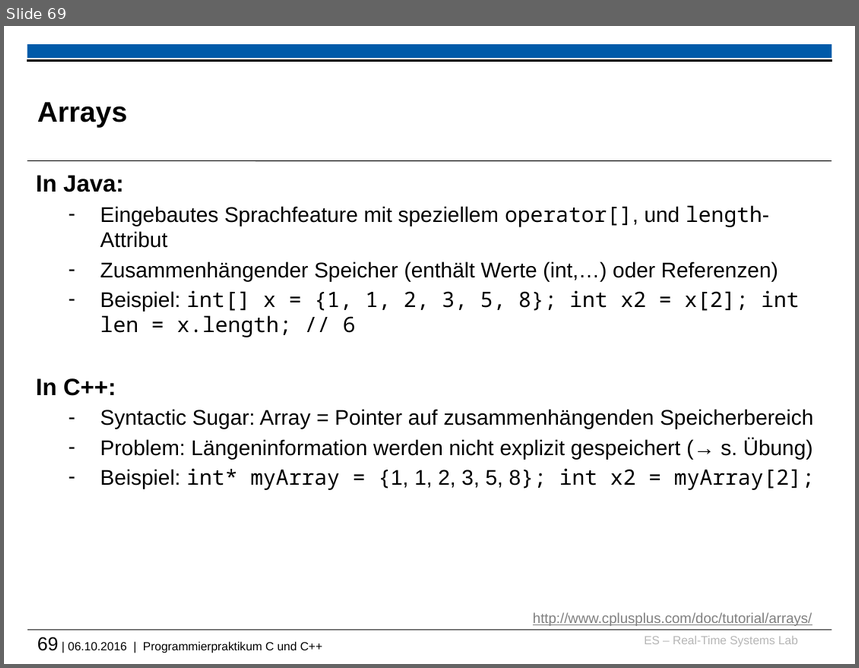
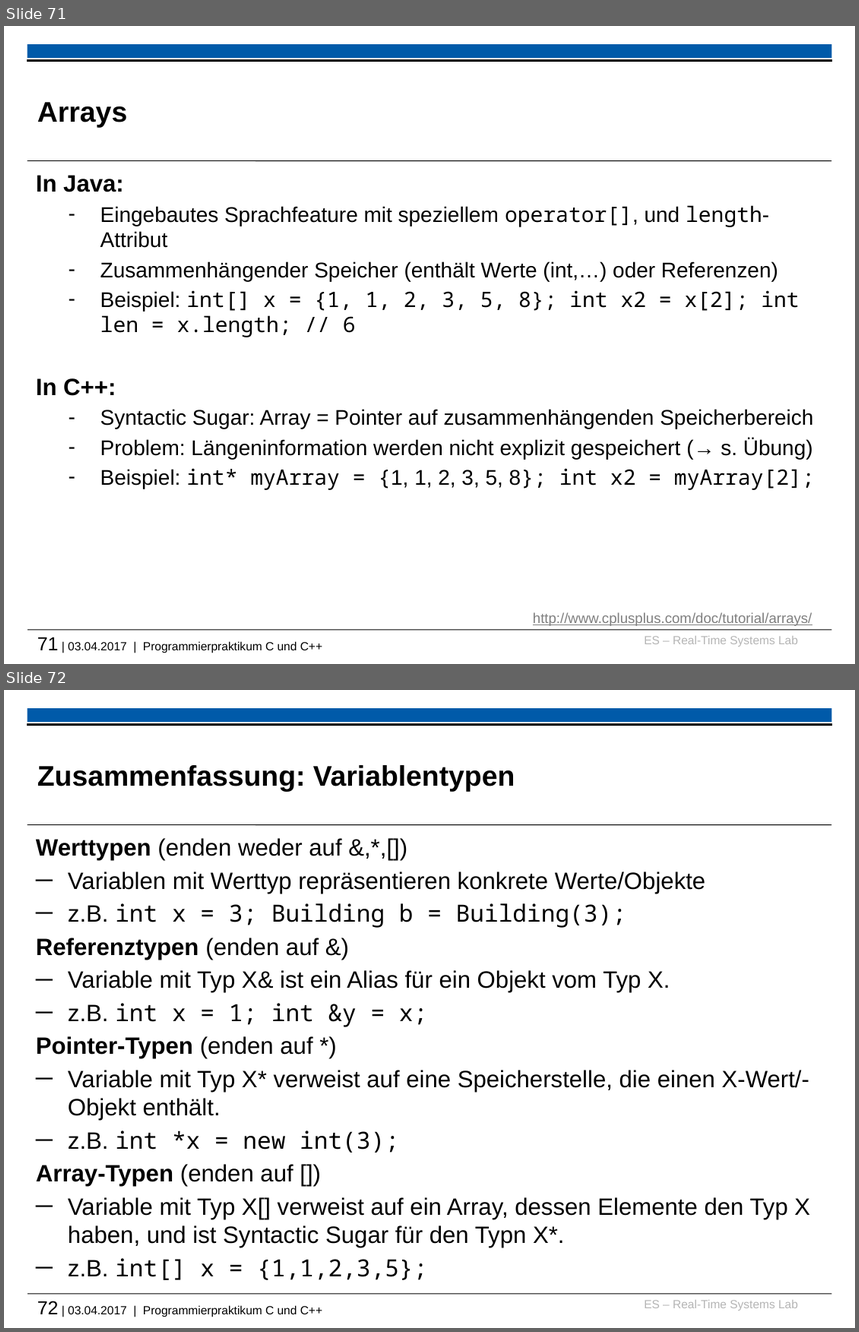
Before and after one commit to h82k/tud-cppp, a slide deck: cppp_lecture.pptx. Shown one above the other, each under a label of ours: slide 69 before the commit, slides 71 and 72 after it. The pictures are 859x668 and 859x1332 pixels, drawn with LibreOffice and Linux fonts; fonts in the diff are those of the drawing; background and template pictures are left out. Boxes give left, top, right and bottom in pixels: in the first picture for what was removed or moved away, otherwise in the second. Text is boxed around its words. In the diff, an @@ line names an element or a change of style, - is before the commit and + after.

```diff
--- a/cppp_lecture.pptx
+++ b/cppp_lecture.pptx
@@ slide 72 added at [4, 690, 855, 1328], background #FFFFFF; not listed: 6 template elements that a slide beside it also shows @@
@@ title added at [37, 765, 515, 791], 24 pt, text #000000, bold @@
+Zusammenfassung: Variablentypen
@@ text added at [36, 838, 810, 1281], 20 pt, text #000000 @@
+Werttypen (enden weder auf &,*,[])
+─ Variablen mit Werttyp repräsentieren konkrete Werte/Objekte
+─ z.B. int x = 3; Building b = Building(3);
+Referenztypen (enden auf &)
+─ Variable mit Typ X& ist ein Alias für ein Objekt vom Typ X.
+─ z.B. int x = 1; int &y = x;
+Pointer-Typen (enden auf *)
+─ Variable mit Typ X* verweist auf eine Speicherstelle, die einen X-Wert/-Objekt enthält.
+─ z.B. int *x = new int(3);
+Array-Typen (enden auf [])
+─ Variable mit Typ X[] verweist auf ein Array, dessen Elemente den Typ X haben, und ist Syntactic Sugar für den Typn X*.
+─ z.B. int[] x = {1,1,2,3,5};
@@ what was slide 69 is now slide 71 @@
@@ text at [37, 638, 322, 653]: text changed @@
-69 | 06.10.2016 | Programmierpraktikum C und C++
+71 | 03.04.2017 | Programmierpraktikum C und C++
```
Also in this commit, not shown: 7 slides changed, 3 other slides added, 1 slide removed.
